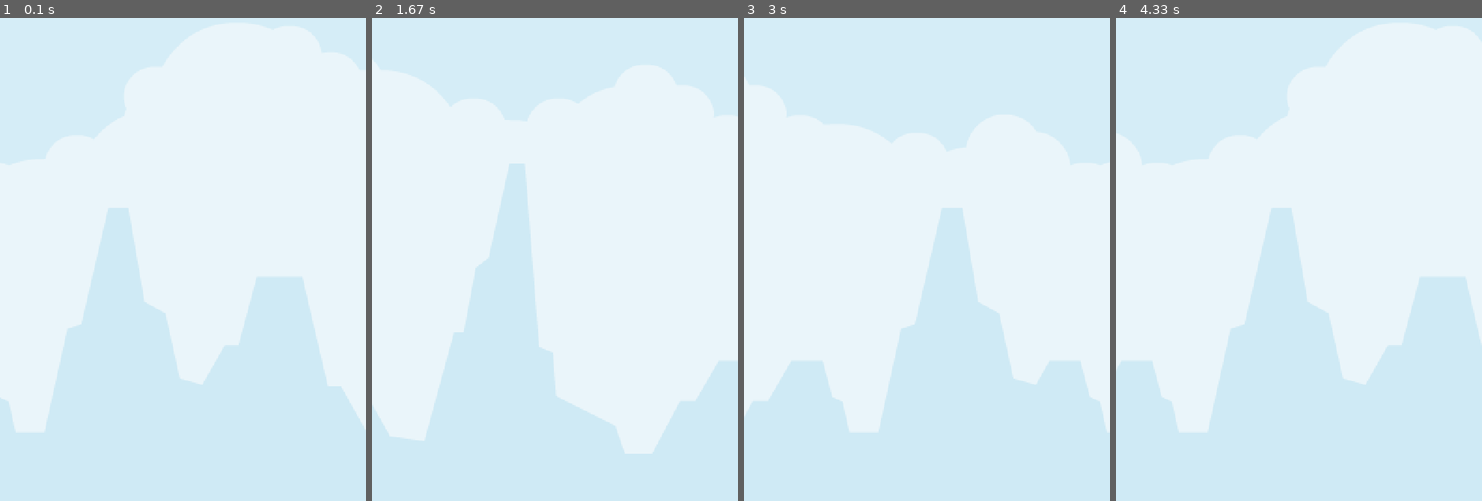
Above: before the commit, frames 1-4 (left to right).
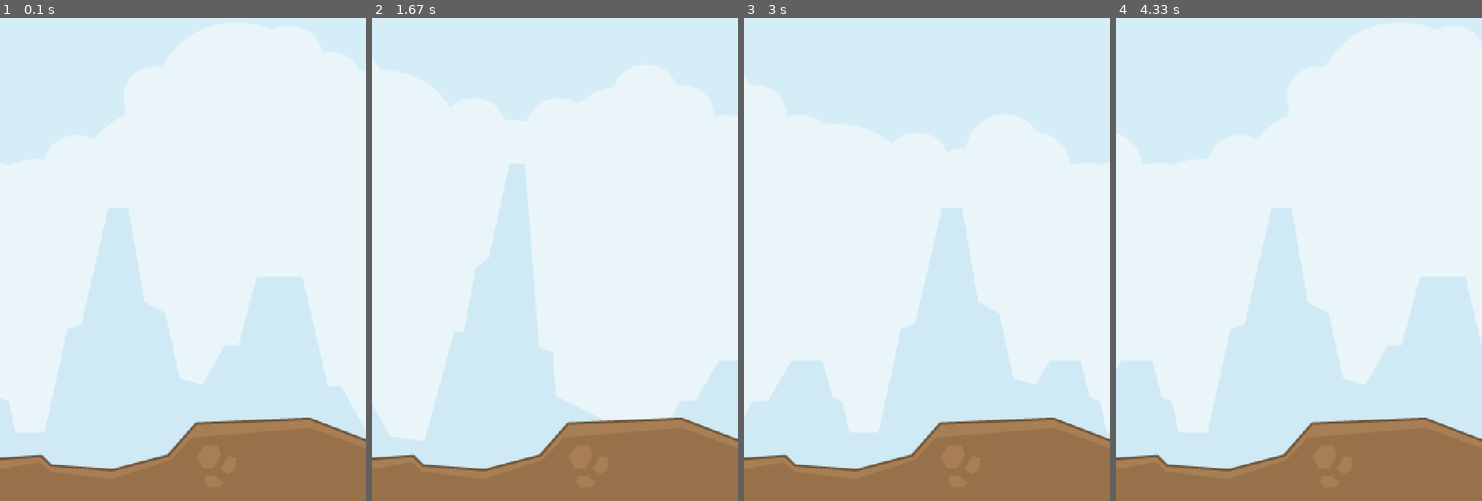
Above: after the commit, the same moments.

Repository: brccabral/Python_Pygame_SideScroller
Game: pygame game, started from code/main.py
Two runs of this game, one before a commit and one after it. Both use one fixed random seed, a clock stepped at 60 frames per second and the inputs below.
Inputs:
- Up to frame 1 (0.1 s): no input
- Up to frame 2 (1.67 s): no input
- Up to frame 3 (3 s): no input
- Up to frame 4 (4.33 s): no input

The runs differ from the first frame. In frame 1, 12% of the frame differs, in the area x 0-100%, y 82-100%; in frame 2, 12%; in frame 3, 12%; in frame 4, 12%.

Commit message:
added Ground

Diff:
--- a/code/main.py
+++ b/code/main.py
@@ -1,7 +1,7 @@
 import pygame
 import sys
 import time
-from sprites import BG
+from sprites import BG, Ground
 from settings import WINDOW_WIDTH, WINDOW_HEIGHT, FRAMERATE
 
 
@@ -26,6 +26,7 @@
 
         # sprite setup
         BG(self.all_sprites, self.scale_factor)
+        Ground(self.all_sprites, self.scale_factor)
 
     def run(self):
         last_time = time.time()
--- a/code/sprites.py
+++ b/code/sprites.py
@@ -1,4 +1,5 @@
 import pygame
+from settings import WINDOW_HEIGHT
 
 
 class BG(pygame.sprite.Sprite):
@@ -21,3 +22,18 @@
         if self.rect.centerx <= 0:
             self.pos.x = 0
         self.rect.x = round(self.pos.x)
+
+
+class Ground(pygame.sprite.Sprite):
+    def __init__(self, groups: pygame.sprite.Group, scale_factor: float):
+        super().__init__(groups)
+
+        # image
+        ground_image = pygame.image.load(
+            "graphics/environment/ground.png"
+        ).convert_alpha()
+        scaled_size = pygame.Vector2(ground_image.get_size()) * scale_factor
+        self.image = pygame.transform.scale(ground_image, scaled_size)
+
+        # position
+        self.rect = self.image.get_rect(bottomleft=(0, WINDOW_HEIGHT))
